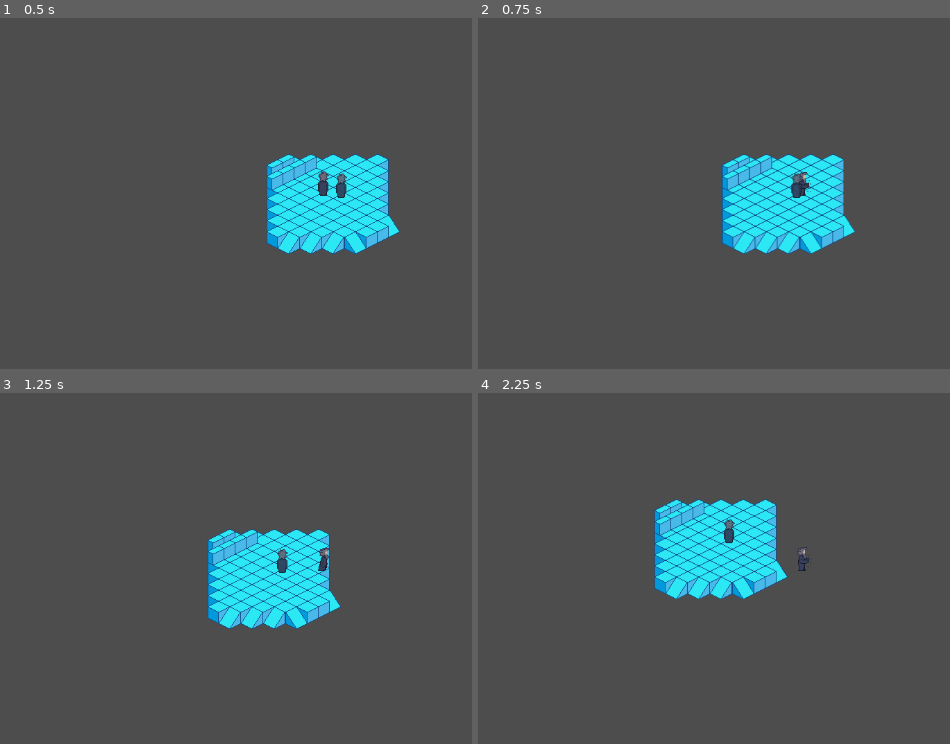
Above: before the commit, frames 1-4 (two rows, left to right).
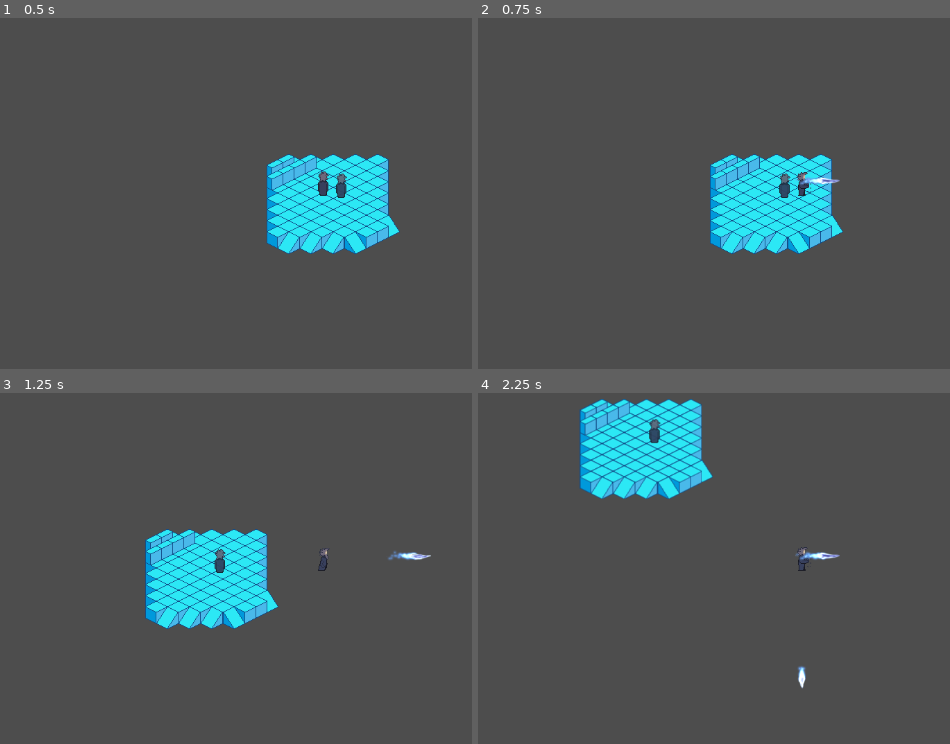
Above: after the commit, the same moments.

Repository: seanj29/LostEchoes
Game: Godot game, scene res://Scenes/Main.tscn
Two runs of this game, one before a commit and one after it. Both use one fixed random seed, a clock stepped at 60 frames per second and the inputs below.
Inputs:
- Up to frame 1 (0.5 s): no input
- Up to frame 2 (0.75 s): tap Enter at 0.5 s; hold Right (Right) from 0.53 s (still down); tap Space (Attack) at 0.6 s
- Up to frame 3 (1.25 s): keep holding Right (Right)
- Up to frame 4 (2.25 s): release Right (Right) at 1.28 s; hold Down (Down) 1.28-2.03 s; tap Space (Attack) at 1.35, 2.1 s; hold Right (Right) from 2.03 s (still down)

Frame 1 is identical in both runs. In frame 2, 5.4% of the frame differs, in the area x 49-80%, y 38-68%; in frame 3, 9.4%; in frame 4, 14%, in the area x 21-77%, y 1-85%.

Commit message:
added ice projectile anim, will add to ghosts at one point, lgtm

Diff:
--- /dev/null
+++ b/Scenes/FSMS/ShotAnimStateMachine.tscn
@@ -0,0 +1,11 @@
+[gd_scene load_steps=3 format=3 uid="uid://txf8kjwl5esb"]
+
+[ext_resource type="Script" path="res://Scripts/Utils/FSM/State Machines/anim_state_machine.gd" id="1_6ljte"]
+[ext_resource type="Script" path="res://Scripts/Utils/FSM/States/shot_anim_state.gd" id="2_awpjg"]
+
+[node name="AnimStateMachine" type="Node" node_paths=PackedStringArray("current_state")]
+script = ExtResource("1_6ljte")
+current_state = NodePath("ShotAnimState")
+
+[node name="ShotAnimState" type="Node" parent="."]
+script = ExtResource("2_awpjg")
--- a/Scenes/Ghosts.tscn
+++ b/Scenes/Ghosts.tscn
@@ -2,7 +2,7 @@
 
 [ext_resource type="SpriteFrames" uid="uid://brkufq8y6lv1e" path="res://Resources/PlayerAnims.tres" id="1_udyqo"]
 [ext_resource type="Script" path="res://Scripts/GhostScripts/ghost_movement.gd" id="1_vyjal"]
-[ext_resource type="PackedScene" uid="uid://bhntxqpi6vjbh" path="res://Scenes/FSMS/AnimMachineScene.tscn" id="3_a36rl"]
+[ext_resource type="PackedScene" uid="uid://bhntxqpi6vjbh" path="res://Scenes/FSMS/PawnAnimMachineScene.tscn" id="3_a36rl"]
 
 [sub_resource type="RectangleShape2D" id="RectangleShape2D_7wp0l"]
 size = Vector2(16, 9)
--- a/Scenes/IceShot.tscn
+++ b/Scenes/IceShot.tscn
@@ -1,9 +1,11 @@
-[gd_scene load_steps=68 format=3 uid="uid://dr11li6mau3yg"]
-
+[gd_scene load_steps=70 format=3 uid="uid://dr11li6mau3yg"]
+
+[ext_resource type="Script" path="res://Scripts/MagicScripts/ice_shot.gd" id="1_hamrq"]
 [ext_resource type="Texture2D" uid="uid://wlqj2lx5vptl" path="res://Assets/icicle_0.png" id="1_mgegr"]
+[ext_resource type="PackedScene" uid="uid://txf8kjwl5esb" path="res://Scenes/FSMS/ShotAnimStateMachine.tscn" id="3_blb6c"]
 
 [sub_resource type="CircleShape2D" id="CircleShape2D_2or4k"]
-radius = 26.0
+radius = 33.0
 
 [sub_resource type="AtlasTexture" id="AtlasTexture_1cqr2"]
 atlas = ExtResource("1_mgegr")
@@ -497,6 +499,9 @@
 }]
 
 [node name="IceShot" type="Area2D"]
+collision_layer = 16
+collision_mask = 2
+script = ExtResource("1_hamrq")
 
 [node name="CollisionShape2D" type="CollisionShape2D" parent="."]
 position = Vector2(2, 2)
@@ -505,4 +510,9 @@
 [node name="AnimatedSprite2D" type="AnimatedSprite2D" parent="."]
 position = Vector2(0, -1)
 sprite_frames = SubResource("SpriteFrames_5icky")
-animation = &"Shot_W"
+animation = &"Shot_NE"
+frame_progress = 0.124936
+
+[node name="AnimStateMachine" parent="." node_paths=PackedStringArray("sprite", "actor") instance=ExtResource("3_blb6c")]
+sprite = NodePath("../AnimatedSprite2D")
+actor = NodePath("..")
--- a/Scenes/Main.tscn
+++ b/Scenes/Main.tscn
@@ -1,10 +1,11 @@
-[gd_scene load_steps=6 format=3 uid="uid://b53nmxviarnwm"]
+[gd_scene load_steps=7 format=3 uid="uid://b53nmxviarnwm"]
 
 [ext_resource type="Script" path="res://Scripts/LevelScript.gd" id="1_8dsxi"]
 [ext_resource type="PackedScene" uid="uid://d23ekacfj8t3e" path="res://Scenes/TileMap1.tscn" id="1_s360k"]
 [ext_resource type="PackedScene" uid="uid://ytlk7kin8xrn" path="res://Scenes/PlayerCharacter.tscn" id="2_gi58w"]
 [ext_resource type="PackedScene" uid="uid://c5u1ux0sy1bwg" path="res://Scenes/Ghosts.tscn" id="3_a4wib"]
 [ext_resource type="Resource" uid="uid://dn3wfxt11ajx3" path="res://Resources/ReplayTemplate.tres" id="4_tak1t"]
+[ext_resource type="PackedScene" uid="uid://dr11li6mau3yg" path="res://Scenes/IceShot.tscn" id="6_0f2t0"]
 
 [node name="Level" type="Node2D"]
 script = ExtResource("1_8dsxi")
@@ -16,6 +17,7 @@
 y_sort_enabled = true
 position = Vector2(396, 246)
 floor_stop_on_slope = false
+ice_shot_scene = ExtResource("6_0f2t0")
 
 [node name="Ghost_1" parent="." instance=ExtResource("3_a4wib")]
 position = Vector2(422, 249)
--- a/Scenes/PlayerCharacter.tscn
+++ b/Scenes/PlayerCharacter.tscn
@@ -3,7 +3,7 @@
 [ext_resource type="Script" path="res://Scripts/PlayerScripts/player_movement.gd" id="1_p628c"]
 [ext_resource type="Resource" uid="uid://dn3wfxt11ajx3" path="res://Resources/ReplayTemplate.tres" id="2_mqgb5"]
 [ext_resource type="SpriteFrames" uid="uid://brkufq8y6lv1e" path="res://Resources/PlayerAnims.tres" id="3_u33lu"]
-[ext_resource type="PackedScene" uid="uid://bhntxqpi6vjbh" path="res://Scenes/FSMS/AnimMachineScene.tscn" id="4_jii2y"]
+[ext_resource type="PackedScene" uid="uid://bhntxqpi6vjbh" path="res://Scenes/FSMS/PawnAnimMachineScene.tscn" id="4_em2tl"]
 
 [sub_resource type="RectangleShape2D" id="RectangleShape2D_3xw2p"]
 size = Vector2(16, 9)
@@ -24,6 +24,6 @@
 
 [node name="Camera2D" type="Camera2D" parent="."]
 
-[node name="AnimMachineScene" parent="." node_paths=PackedStringArray("sprite", "actor") instance=ExtResource("4_jii2y")]
+[node name="AnimMachineScene" parent="." node_paths=PackedStringArray("sprite", "actor") instance=ExtResource("4_em2tl")]
 sprite = NodePath("../Sprite")
 actor = NodePath("..")
--- /dev/null
+++ b/Scripts/MagicScripts/ice_shot.gd
@@ -0,0 +1,24 @@
+class_name IceShot
+extends Area2D
+
+@export var max_range := 200
+@export var BulletSpeed := 200
+
+@onready var Owner: PawnMovement = get_parent()
+@onready var current_direction := Owner.current_direction
+
+signal direction_changed(direction: Type.Direction)
+var _travelled_distance = 0
+
+func _ready():
+	direction_changed.emit(Owner.current_direction)
+
+func _physics_process(delta: float):
+	var distance := BulletSpeed * delta
+	var motion := Type.convertDirectiontoVector(current_direction) * BulletSpeed * delta
+
+	position += motion
+
+	_travelled_distance += distance
+	if _travelled_distance > max_range:
+		queue_free()
--- a/Scripts/PlayerScripts/player_movement.gd
+++ b/Scripts/PlayerScripts/player_movement.gd
@@ -4,7 +4,7 @@
 
 
 @export var CurrentReplayResource: ReplayGhost
-
+@export var ice_shot_scene: PackedScene
 
 
 var ActionArray: Array[String] = ["Up", "Down", "Left", "Right", "Attack"]
@@ -61,6 +61,8 @@
 func attack_state() -> bool:
 	if Input.is_action_just_pressed("Attack"):
 		attack_pressed.emit()
+		var ice_shot := ice_shot_scene.instantiate()
+		add_child(ice_shot)
 		return true
 	else:
 		return false
--- a/Scripts/Utils/FSM/State Machines/anim_state_machine.gd
+++ b/Scripts/Utils/FSM/State Machines/anim_state_machine.gd
@@ -2,7 +2,7 @@
 extends StateMachine
 
 @export var sprite: AnimatedSprite2D
-@export var actor: PawnMovement
+@export var actor: CollisionObject2D
 
 
 func _ready():
--- a/Scripts/Utils/FSM/States/attack_anim_state.gd
+++ b/Scripts/Utils/FSM/States/attack_anim_state.gd
@@ -4,7 +4,6 @@
 
 func Enter():
 	super()
-
 	if sprite.animation.begins_with(anim_name):
 		if not sprite.animation_finished.is_connected(change):
 			sprite.animation_finished.connect(change)
@@ -12,13 +11,6 @@
 		if sprite.animation_finished.is_connected(change):
 			sprite.animation_finished.disconnect(change)
 
-	actor.SPEED = 100
-
-
-
-func Exit():
-	actor.SPEED = 250
-
 
 func change():
 	transitioned.emit("IdleAnimState")
--- /dev/null
+++ b/Scripts/Utils/FSM/States/shot_anim_state.gd
@@ -0,0 +1,12 @@
+class_name ShotAnimState
+extends AnimState
+
+
+func Enter():
+	super()
+	if not actor.direction_changed.is_connected(change_direction):
+		actor.direction_changed.connect(change_direction)
+
+
+func change_direction(dir: Type.Direction):
+	facing = dir
--- a/Scripts/Utils/Type.gd
+++ b/Scripts/Utils/Type.gd
@@ -1,3 +1,58 @@
 class_name Type
 
-enum Direction {N, NE, E, SE, S, SW, W, NW}
+enum Direction {N, NE, E, SE, S, SW, W, NW, NULL}
+
+const VectorNE := (Vector2.UP + Vector2.RIGHT) / sqrt(2)
+const VectorNW := (Vector2.UP + Vector2.LEFT) / sqrt(2)
+const VectorSE := (Vector2.DOWN + Vector2.RIGHT) / sqrt(2)
+const VectorSW := (Vector2.DOWN + Vector2.LEFT) / sqrt(2)
+
+
+static func convertVectorToDirection(dir: Vector2) -> Direction:
+
+
+	match dir:
+
+		Vector2.UP:
+			return Direction.N
+		VectorNE:
+			return Direction.NE
+		Vector2.RIGHT:
+			return Direction.E
+		VectorSE:
+			return Direction.SE
+		Vector2.LEFT:
+			return Direction.W
+		VectorNW:
+			return Direction.NW
+		Vector2.DOWN:
+			return Direction.S
+		VectorSW:
+			return Direction.SW
+		_:
+			return Direction.NULL
+
+
+static func convertDirectiontoVector(dir: Direction) -> Vector2:
+
+
+	match dir:
+
+		Direction.N:
+			return Vector2.UP
+		Direction.NE:
+			return VectorNE
+		Direction.E:
+			return Vector2.RIGHT
+		Direction.SE:
+			return VectorSE
+		Direction.W:
+			return Vector2.LEFT
+		Direction.NW:
+			return VectorNW
+		Direction.S:
+			return Vector2.DOWN
+		Direction.SW:
+			return VectorSW
+		_:
+			return Vector2.ZERO
--- a/Scripts/Utils/pawn_movement.gd
+++ b/Scripts/Utils/pawn_movement.gd
@@ -6,11 +6,6 @@
 @onready var Level := get_node("/root/Level")
 
 @export var SPEED = 250.0
-
-var VectorNE := (Vector2.UP + Vector2.RIGHT).normalized()
-var VectorNW := (Vector2.UP + Vector2.LEFT).normalized()
-var VectorSE := (Vector2.DOWN + Vector2.RIGHT).normalized()
-var VectorSW := (Vector2.DOWN + Vector2.LEFT).normalized()
 
 ## Emitted when the direction changes
 signal direction_changed(direction: Type.Direction)
@@ -37,28 +32,13 @@
 
 	move_and_slide()
 
+func _init():
+	print()
+
 ## This function calculates the direction, based on [param dir], which is usually called during the [method play_walk] function.
 func calc_direction(dir: Vector2):
 
-	match dir:
-
-		Vector2.UP:
-			current_direction = Type.Direction.N
-		VectorNE:
-			current_direction = Type.Direction.NE
-		Vector2.RIGHT:
-			current_direction = Type.Direction.E
-		VectorSE:
-			current_direction = Type.Direction.SE
-		Vector2.LEFT:
-			current_direction = Type.Direction.W
-		VectorNW:
-			current_direction = Type.Direction.NW
-		Vector2.DOWN:
-			current_direction = Type.Direction.S
-		VectorSW:
-			current_direction = Type.Direction.SW
-
+	current_direction = Type.convertVectorToDirection(dir)
 	direction_changed.emit(current_direction)
 
 
--- a/project.godot
+++ b/project.godot
@@ -72,6 +72,7 @@
 2d_physics/layer_2="Player"
 2d_physics/layer_3="Ghosts"
 2d_physics/layer_4="Enemy"
+2d_physics/layer_5="Magic"
 
 [rendering]
 
Renamed: Scenes/FSMS/AnimMachineScene.tscn -> Scenes/FSMS/PawnAnimMachineScene.tscn
